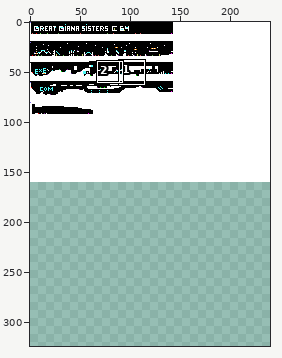
One commit to this sprite sheet: android/assets/data/levels.png. Above, an overview of the earlier version with the close-up marked.
Close-up. The starting point:
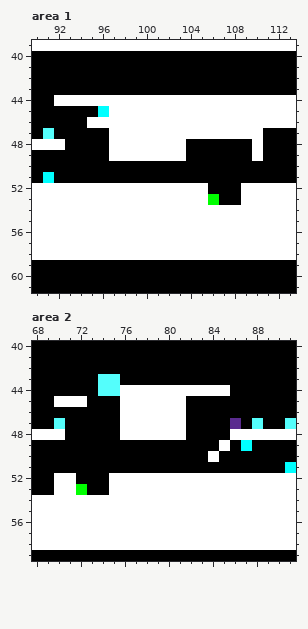
The file is 240x160 pixels. Colours within 5 levels of each other are drawn and written as one. Shown: area 1: x 90..113, y 39..61; area 2: x 68..91, y 40..59. The old version is drawn lined up with the new one, on the new canvas. The wide view leaves out empty margins. The commit also changed other parts of the picture, which this record leaves out.
After the commit:
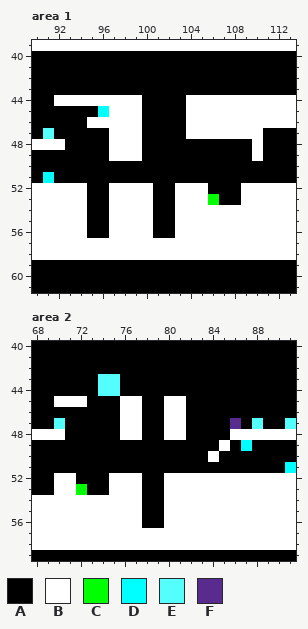
Palette (. is transparent): A #000000  B #ffffff  C #00ff00  D #00ffff  E #54fefc  F #5a2b8f
Edits made:
{"change": "canvas 240x160 -> 240x400"}
{"where": "area 1"}
{"y":44,"x":100,"old":"BBBB","new":"AAAA"}
{"y":45,"x":100,"old":"BBBB","new":"AAAA"}
{"y":46,"x":100,"old":"BBBB","new":"AAAA"}
{"y":47,"x":100,"old":"BBBB","new":"AAAA"}
{"y":48,"x":100,"old":"BBBB","new":"AAAA"}
{"y":49,"x":100,"old":"BBBB","new":"AAAA"}
{"y":52,"x":95,"old":"BB","new":"AA"}
{"y":52,"x":101,"old":"BB","new":"AA"}
{"y":53,"x":95,"old":"BB","new":"AA"}
{"y":53,"x":101,"old":"BB","new":"AA"}
{"y":54,"x":95,"old":"BB","new":"AA"}
{"y":54,"x":101,"old":"BB","new":"AA"}
{"y":55,"x":95,"old":"BB","new":"AA"}
{"y":55,"x":101,"old":"BB","new":"AA"}
{"y":56,"x":95,"old":"BB","new":"AA"}
{"y":56,"x":101,"old":"BB","new":"AA"}
{"where": "area 2"}
{"y":44,"x":76,"old":"BBBBBBBBBB","new":"AAAAAAAAAA"}
{"y":45,"x":78,"old":"BB","new":"AA"}
{"y":46,"x":78,"old":"BB","new":"AA"}
{"y":47,"x":78,"old":"BB","new":"AA"}
{"y":48,"x":78,"old":"BB","new":"AA"}
{"y":52,"x":78,"old":"BB","new":"AA"}
{"y":53,"x":78,"old":"BB","new":"AA"}
{"y":54,"x":78,"old":"BB","new":"AA"}
{"y":55,"x":78,"old":"BB","new":"AA"}
{"y":56,"x":78,"old":"BB","new":"AA"}
{"label":"changed","picture_box":[87,95,186,238]}
{"label":"changed","picture_box":[120,385,230,440]}
{"label":"changed","picture_box":[142,473,164,528]}
